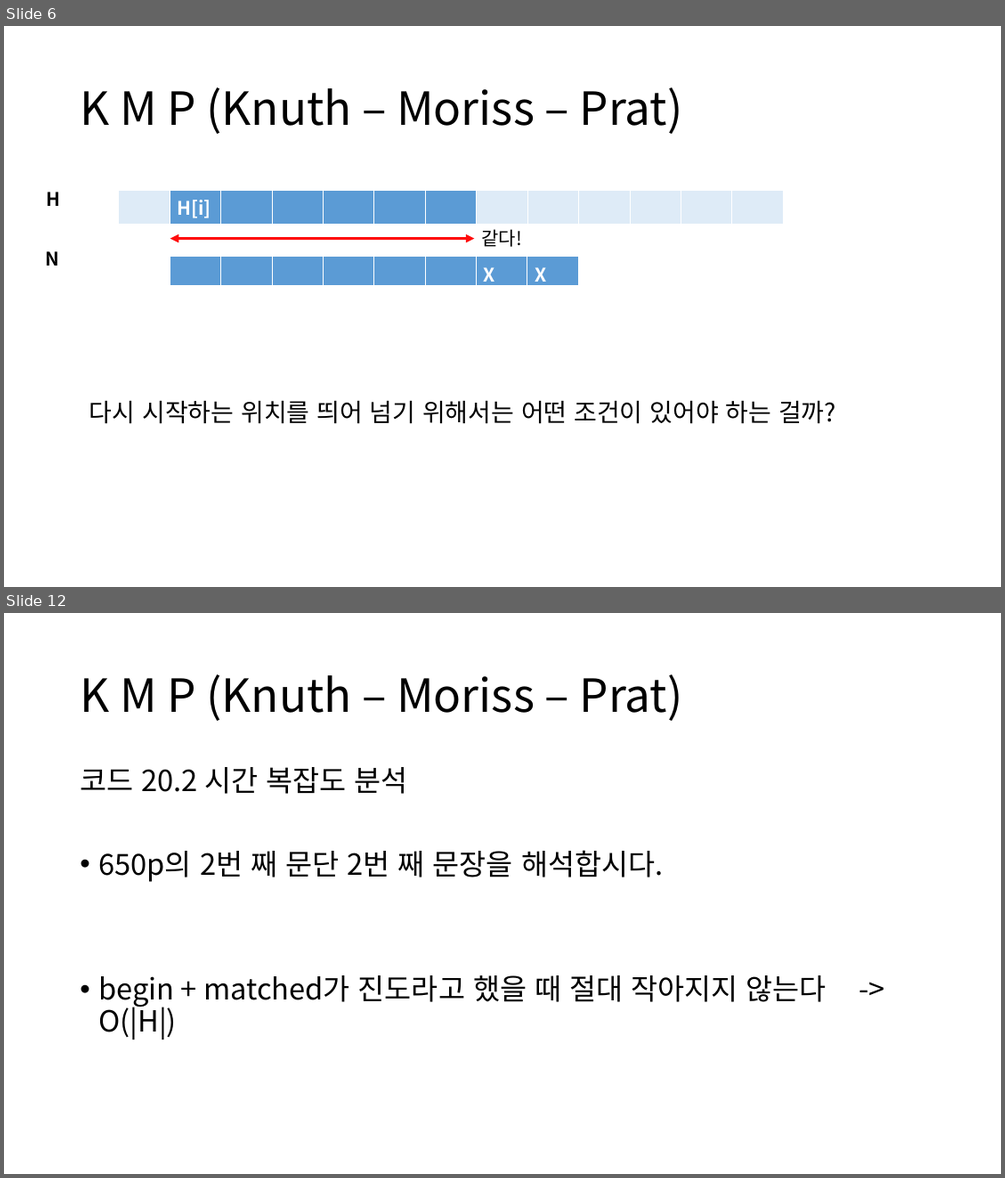
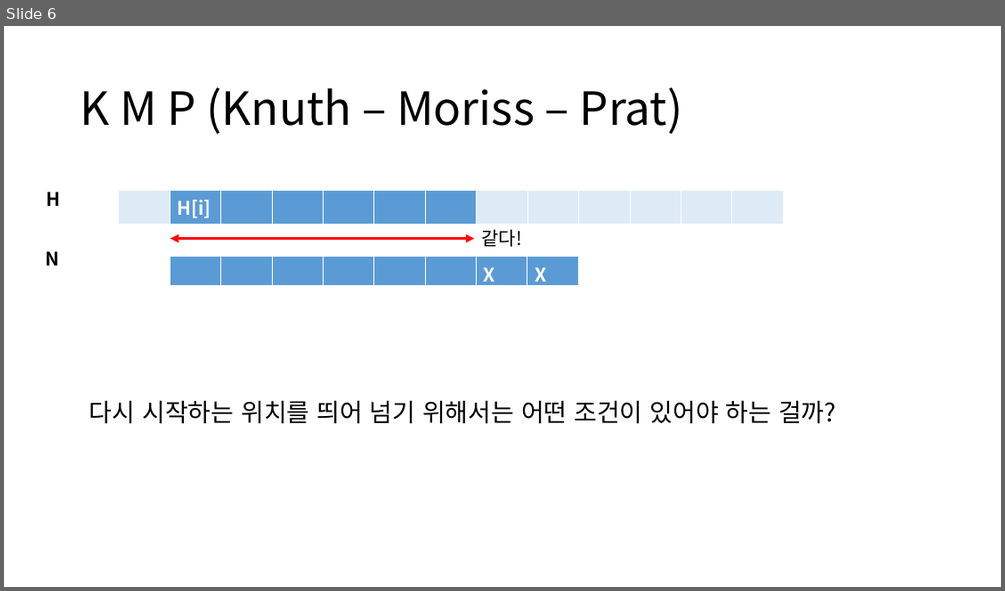
Before and after one commit to ALGOSOPT/algosopt, a slide deck: Chapter20/chapter20.pptx. Shown one above the other, each under a label of ours: slides 6 and 12 before the commit, slide 6 after it; the slides between them are not shown. The pictures are 1005x1178 and 1005x591 pixels, drawn with LibreOffice and Linux fonts; fonts in the diff are those of the drawing. Boxes give left, top, right and bottom in pixels: in the first picture for what was removed or moved away, otherwise in the second. Text is boxed around its words. In the diff, an @@ line names an element or a change of style, - is before the commit and + after.

```diff
--- a/Chapter20/chapter20.pptx
+++ b/Chapter20/chapter20.pptx
@@ slide 12 removed at (4, 613, 1001, 1174), background #FFFFFF @@
@@ title removed at (80, 674, 683, 721) @@
-K M P (Knuth – Moriss – Prat)
@@ text removed at (80, 767, 826, 1038) @@
-코드 20.2 시간 복잡도 분석
-• 650p의 2번 째 문단 2번 째 문장을 해석합시다.
-• begin + matched가 진도라고 했을 때 절대 작아지지 않는다 -> O(|H|)
```
Also in this commit, not shown: 5 slides changed, 7 slides added, 8 other slides removed, 2 other files.
